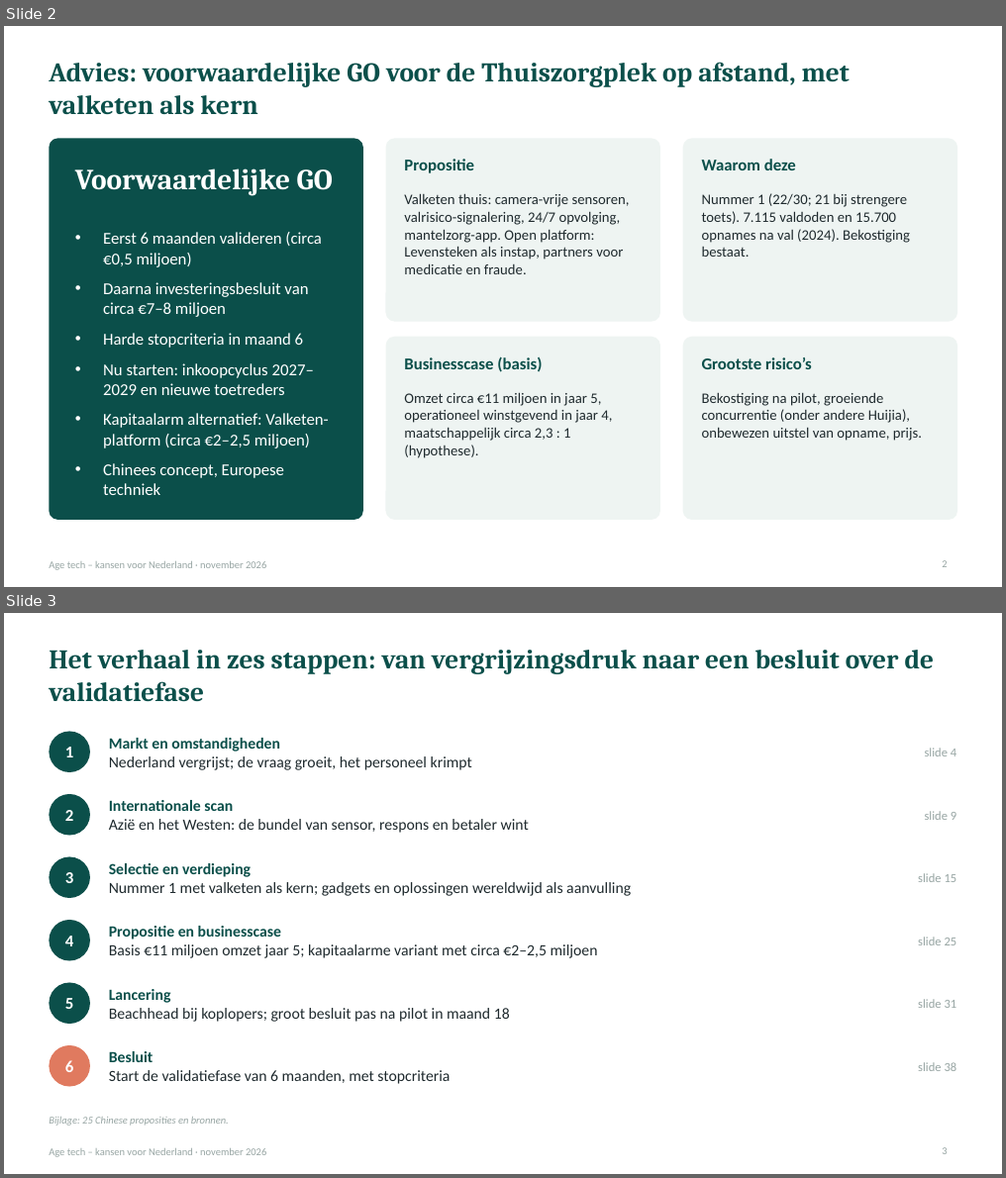
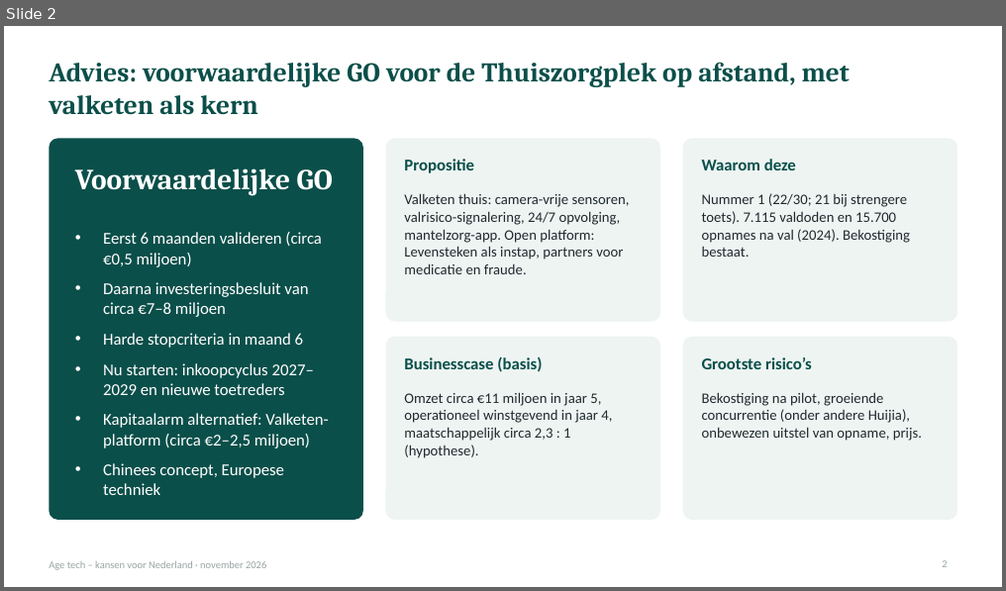
Before and after one commit to robruijn/Four-Seasons-Rome-2026, a slide deck: AgeTech_kansen_Nederland.pptx. Shown one above the other, each under a label of ours: slides 2 and 3 before the commit, slide 2 after it. The pictures are 1006x1178 and 1006x591 pixels, drawn with LibreOffice and Linux fonts; fonts in the diff are those of the drawing. Boxes give left, top, right and bottom in pixels: in the first picture for what was removed or moved away, otherwise in the second. Text is boxed around its words. In the diff, an @@ line names an element or a change of style, - is before the commit and + after.

```diff
--- a/AgeTech_kansen_Nederland.pptx
+++ b/AgeTech_kansen_Nederland.pptx
@@ slide 3 removed at <box>4,613,1002,1174</box>, background #FFFFFF; not listed: 1 template element that a slide beside it also shows @@
@@ title removed at <box>49,650,935,702</box> @@
-Het verhaal in zes stappen: van vergrijzingsdruk naar een besluit over de validatiefase
@@ ellipse removed at <box>49,731,90,772</box> @@
@@ text removed at <box>65,747,73,758</box> @@
-1
@@ text removed at <box>109,738,472,770</box> @@
-Markt en omstandigheden
-Nederland vergrijst; de vraag groeit, het personeel krimpt
@@ text removed at <box>925,748,956,757</box> @@
-slide 4
@@ ellipse removed at <box>49,794,90,836</box> @@
@@ text removed at <box>65,810,73,821</box> @@
-2
@@ text removed at <box>109,800,529,833</box> @@
-Internationale scan
-Azië en het Westen: de bundel van sensor, respons en betaler wint
@@ text removed at <box>925,811,956,820</box> @@
-slide 9
@@ ellipse removed at <box>49,858,90,898</box> @@
@@ text removed at <box>65,872,73,883</box> @@
-3
@@ text removed at <box>109,863,631,896</box> @@
-Selectie en verdieping
-Nummer 1 met valketen als kern; gadgets en oplossingen wereldwijd als aanvulling
@@ text removed at <box>918,873,957,882</box> @@
-slide 15
@@ ellipse removed at <box>49,920,90,961</box> @@
@@ text removed at <box>65,936,73,947</box> @@
-4
@@ text removed at <box>109,926,598,959</box> @@
-Propositie en businesscase
-Basis €11 miljoen omzet jaar 5; kapitaalarme variant met circa €2–2,5 miljoen
@@ text removed at <box>918,937,957,946</box> @@
-slide 25
@@ ellipse removed at <box>49,983,90,1024</box> @@
@@ text removed at <box>65,998,73,1009</box> @@
-5
@@ text removed at <box>109,989,510,1022</box> @@
-Lancering
-Beachhead bij koplopers; groot besluit pas na pilot in maand 18
@@ text removed at <box>918,999,957,1008</box> @@
-slide 31
@@ ellipse removed at <box>49,1046,90,1087</box> @@
@@ text removed at <box>109,1052,450,1084</box> @@
-Besluit
-Start de validatiefase van 6 maanden, met stopcriteria
@@ text removed at <box>65,1060,73,1072</box> @@
-6
@@ text removed at <box>918,1062,957,1071</box> @@
-slide 38
@@ text removed at <box>49,1117,229,1126</box> @@
-Bijlage: 25 Chinese proposities en bronnen.
@@ page number removed at <box>942,1148,946,1155</box> @@
-3
```
Also in this commit, not shown: 11 slides changed, 3 slides added.
